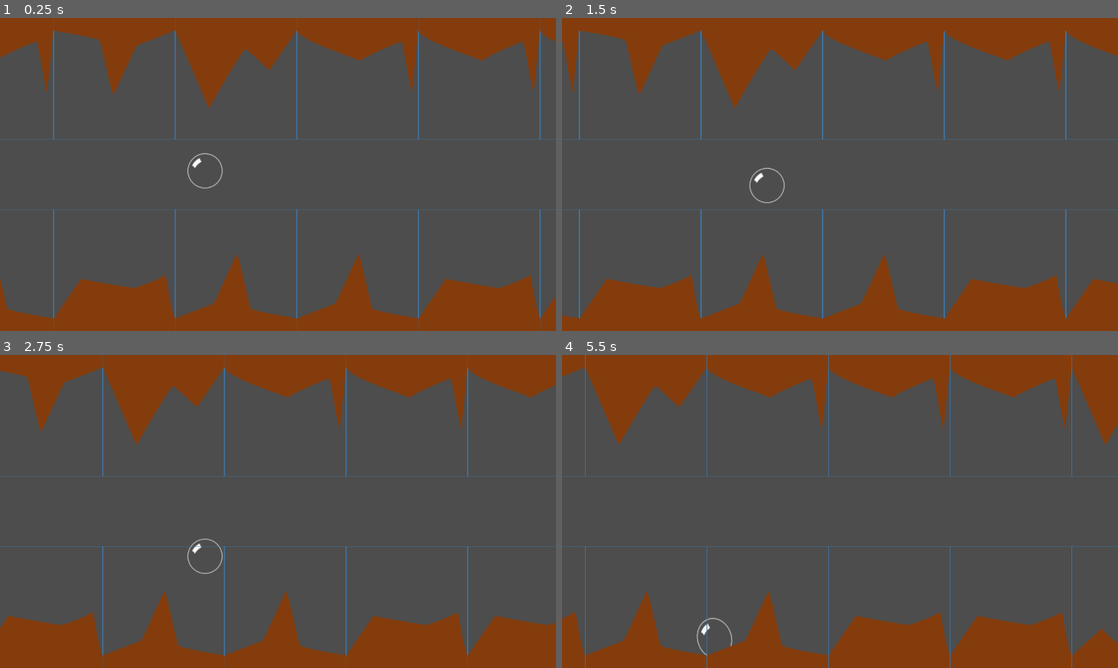
Above: before the commit, frames 1-4 (two rows, left to right).
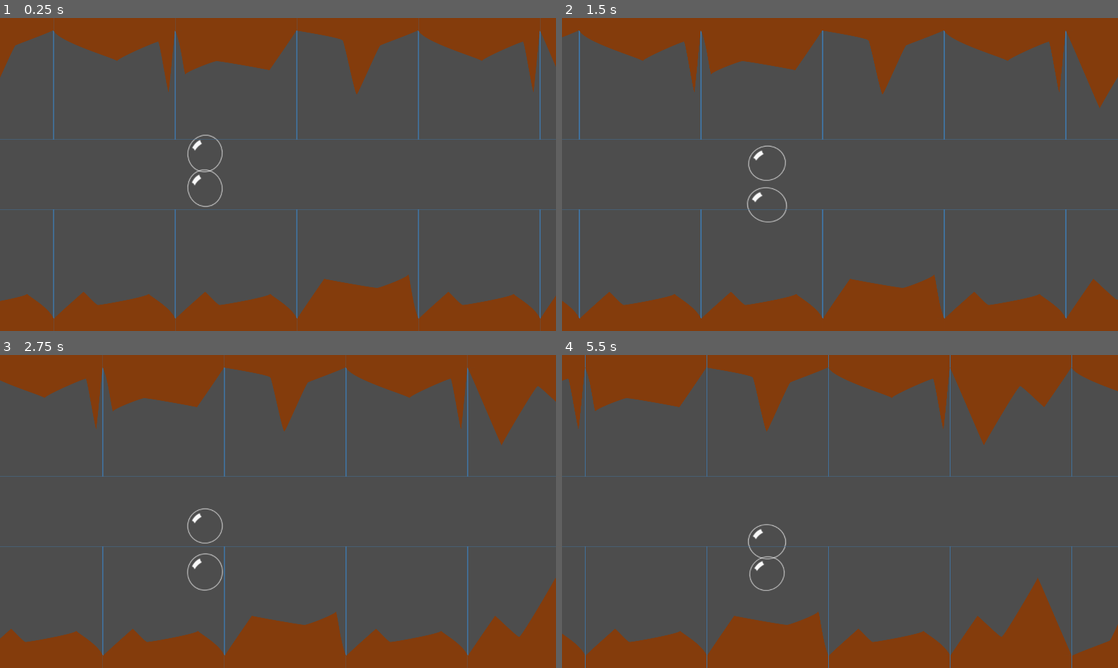
Above: after the commit, the same moments.

Repository: cesarizu/ggj-2025-bubbles
Game: Godot game, scene res://game/world/world.tscn
Two runs of this game, one before a commit and one after it. Both use one fixed random seed, a clock stepped at 60 frames per second and the inputs below. The project has no main scene, so this scene is started directly.
Inputs:
- Up to frame 1 (0.25 s): no input
- Up to frame 2 (1.5 s): tap Enter at 0.5 s; hold Up 0.53-1.28 s; tap Backspace at 0.6, 1.35 s; tap Space at 0.77 s; hold Down from 1.28 s (still down)
- Up to frame 3 (2.75 s): tap Space at 1.52 s; release Down at 2.03 s; hold Up from 2.03 s (still down); tap Backspace at 2.1 s
- Up to frame 4 (5.5 s): tap Backspace every 0.75 s from 2.85 to 5.1 s; tap Space at 3.02, 3.77, 4.52 s; release Up at 3.53 s; hold Down from 3.53 s (still down)

The runs differ from the first frame. In frame 1, 8.4% of the frame differs, in the area x 0-100%, y 4-96%; in frame 2, 9.0%; in frame 3, 9.0%; in frame 4, 9.5%.

Commit message:
temp changes

Diff:
--- a/game/spike/spike.gd
+++ b/game/spike/spike.gd
@@ -6,15 +6,17 @@
 var ran_index
 
 func _ready() -> void:
-	#turn off all spikes
+	set_random_texture()
+
+
+func _process(delta: float) -> void:
+	pass
+
+func set_random_texture():
 	for col in $StaticBody2D.get_children():
 		col.disabled = true
 		col.visible = false
-
 	ran_index = randi_range(0, 4)
 	$Sprite2D.texture = sprites[ran_index]
 	$StaticBody2D.get_child(ran_index).disabled = false
 	$StaticBody2D.get_child(ran_index).visible = true
-
-func _process(delta: float) -> void:
-	pass
--- a/game/world/world.gd
+++ b/game/world/world.gd
@@ -1,20 +1,21 @@
 extends Node2D
 
-var cur_spikes = []
-var speed = 100
-var tile_width = 420
-var tiles_in_screen_width = 6
+const SPIKE = preload("res://game/spike/spike.tscn")
+
+var cur_spikes:Array[Spike] = []
+@export var speed := 100.0
+@export var tile_width := 420
+@export var tiles_in_screen_width := 6
+
 func _ready():
-	var spike_scene = preload("res://game/spike/spike.tscn")
-	print(spike_scene)
 	for i in range(tiles_in_screen_width):
-		var spike = spike_scene.instantiate()
+		var spike:Spike = SPIKE.instantiate()
 		spike.position.y = 870
 		spike.position.x = tile_width * i
 		add_child(spike)
 		cur_spikes.append(spike)
 	for i in range(tiles_in_screen_width):
-		var spike = spike_scene.instantiate()
+		var spike:Spike = SPIKE.instantiate()
 		spike.position.y = 210
 		spike.position.x = tile_width * i
 		spike.rotation_degrees = 180
@@ -26,4 +27,4 @@
 		spike.position.x -= speed * delta
 		if spike.position.x < -tile_width/2:
 			spike.position.x = (tile_width) * tiles_in_screen_width - tile_width/2
-			spike._ready()
+			spike.set_random_texture()
--- a/game/world/world.tscn
+++ b/game/world/world.tscn
@@ -1,9 +1,12 @@
-[gd_scene load_steps=3 format=3 uid="uid://1n83a2y6osp5"]
+[gd_scene load_steps=4 format=3 uid="uid://1n83a2y6osp5"]
 
 [ext_resource type="Script" path="res://game/world/world.gd" id="1_gbawv"]
 [ext_resource type="PackedScene" uid="uid://cim3dluv6hox2" path="res://game/bubble/bubble.tscn" id="2_b8c1x"]
+[ext_resource type="PackedScene" uid="uid://cjpm2y7qgut54" path="res://game/bubble/bubble_test.tscn" id="2_tvb58"]
 
 [node name="World" type="Node2D"]
 script = ExtResource("1_gbawv")
 
 [node name="Bubble" parent="." instance=ExtResource("2_b8c1x")]
+
+[node name="BubbleTest" parent="." instance=ExtResource("2_tvb58")]
